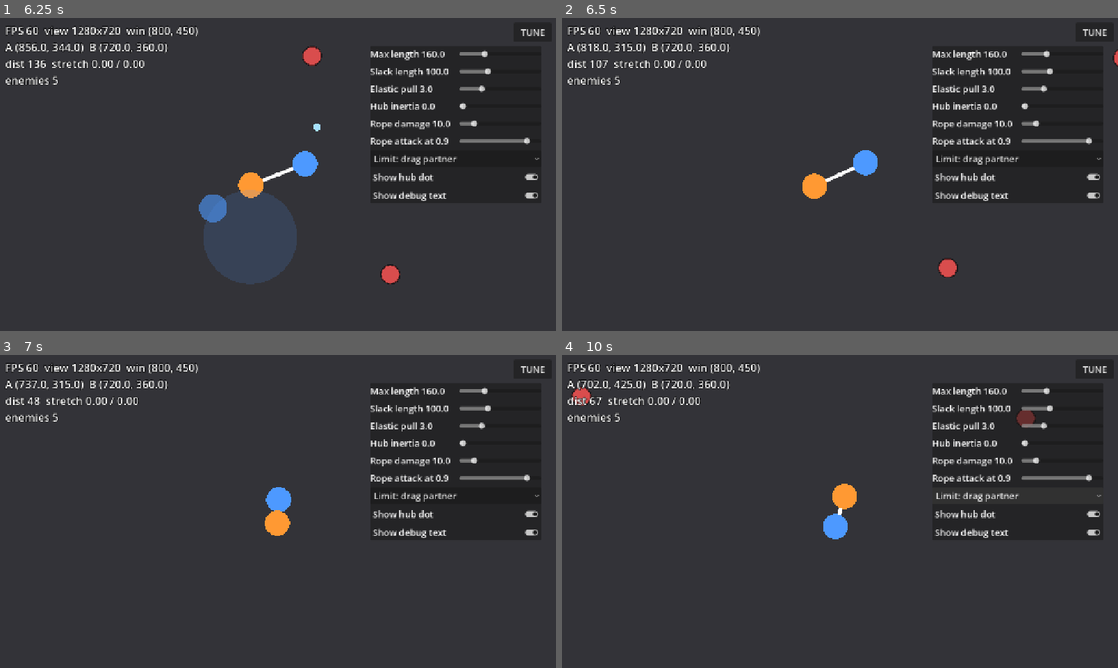
Above: before the commit, frames 1-4 (two rows, left to right).
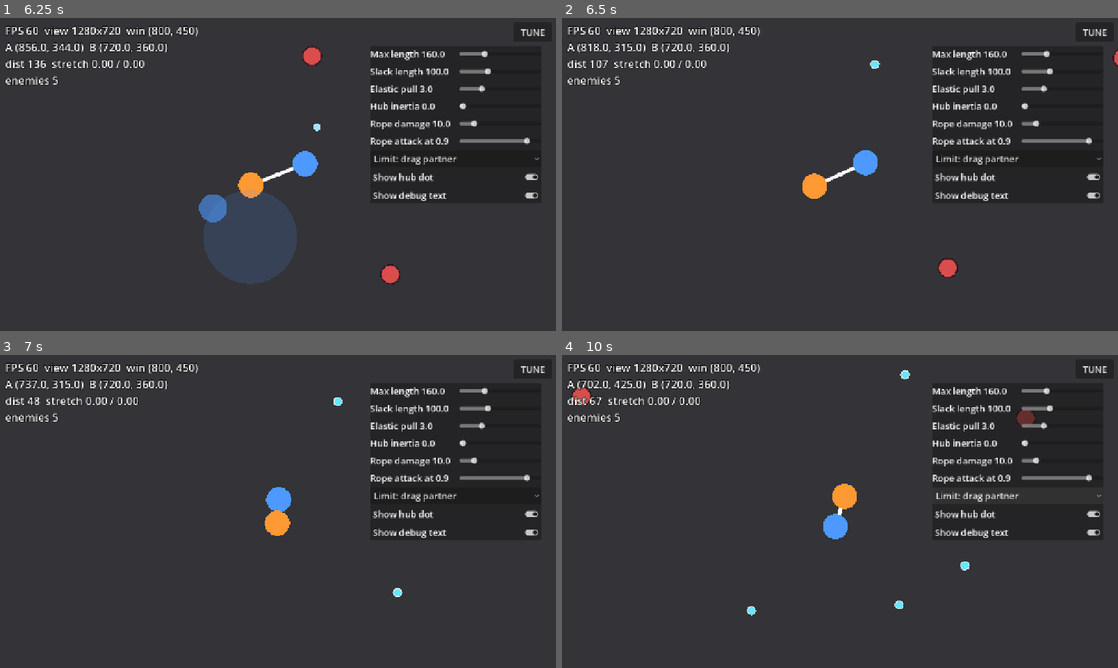
Above: after the commit, the same moments.

Repository: suutukuru/bind-run
Game: Godot game, scene res://scenes/main/main.tscn
The game is run twice, just before and just after one commit, with the same random seed, the same clock (stepped at 60 frames per second) and the same inputs.
Inputs (mouse positions are in pixels of both pictures, inside the frame that each line leads up to):
- Up to frame 1 (6.25 s): click "TUNE" at 0.5 s; click "Limit: drag partner" at 1.25 s; click "Show hub dot" at 2 s; click "Show debug text" at 2.75 s; tap Enter at 3.5 s; move the mouse to (400, 158) at 3.52 s; hold D (a_right) 3.53-4.25 s; click (400, 158) at 3.67 s; drag from (166, 190) to (250, 237) at 4.27 s; move the mouse to (333, 105) at 5.02 s; hold D (a_right) 5.03-5.75 s; drag from (250, 237) to (111, 127) at 5.77 s
- Up to frame 2 (6.5 s): no input
- Up to frame 3 (7 s): move the mouse to (444, 558) at 6.52 s; hold A (a_left) from 6.53 s (still down)
- Up to frame 4 (10 s): release A (a_left) at 7.25 s; drag from (673, 464) to (756, 433) at 7.27 s; move the mouse to (867, 511) at 8.02 s; hold S (a_down) 8.03-8.75 s; click (867, 511) at 8.17 s; drag from (756, 433) to (728, 527) at 8.77 s; move the mouse to (962, 495) at 9.52 s; hold W (a_up) from 9.53 s (still down)

Frame 1 is identical in both runs. In frame 2, less than 0.1% of the frame differs, in the area x 55-58%, y 13-17%; in frame 3, less than 0.1%; in frame 4, 0.2%, in the area x 33-74%, y 4-84%.

Commit message:
Add XP orbs, upgrade definitions, pool and picker (TASK-040, TASK-041)
Co-Authored-By: Claude Sonnet 5.5 <noreply@anthropic.com>
Claude-Session: https://claude.ai/code/session_01FmuN5U8N5hun1pocAD6Yrf

Diff:
--- /dev/null
+++ b/data/upgrades/blaster_damage.tres
@@ -0,0 +1,14 @@
+[gd_resource type="Resource" script_class="UpgradeDef" format=3]
+
+[ext_resource type="Script" path="res://scripts/data/upgrade_def.gd" id="1_def"]
+
+[resource]
+script = ExtResource("1_def")
+id = &"blaster_damage"
+title = "Blaster Damage"
+description = "+30% damage"
+target_path = NodePath("CharacterA/Weapon")
+property_path = NodePath("damage")
+amount = 0.3
+mode = 1
+max_stacks = 5
--- /dev/null
+++ b/data/upgrades/blaster_range.tres
@@ -0,0 +1,14 @@
+[gd_resource type="Resource" script_class="UpgradeDef" format=3]
+
+[ext_resource type="Script" path="res://scripts/data/upgrade_def.gd" id="1_def"]
+
+[resource]
+script = ExtResource("1_def")
+id = &"blaster_range"
+title = "Blaster Range"
+description = "+20% range"
+target_path = NodePath("CharacterA/Weapon")
+property_path = NodePath("reach")
+amount = 0.2
+mode = 1
+max_stacks = 3
--- /dev/null
+++ b/data/upgrades/blaster_rate.tres
@@ -0,0 +1,14 @@
+[gd_resource type="Resource" script_class="UpgradeDef" format=3]
+
+[ext_resource type="Script" path="res://scripts/data/upgrade_def.gd" id="1_def"]
+
+[resource]
+script = ExtResource("1_def")
+id = &"blaster_rate"
+title = "Blaster Speed"
+description = "-17% cooldown"
+target_path = NodePath("CharacterA/Weapon")
+property_path = NodePath("cooldown")
+amount = -0.17
+mode = 1
+max_stacks = 5
--- /dev/null
+++ b/data/upgrades/magnet.tres
@@ -0,0 +1,14 @@
+[gd_resource type="Resource" script_class="UpgradeDef" format=3]
+
+[ext_resource type="Script" path="res://scripts/data/upgrade_def.gd" id="1_def"]
+
+[resource]
+script = ExtResource("1_def")
+id = &"magnet"
+title = "Magnet"
+description = "+30% pickup range"
+target_path = NodePath("EnemySpawner")
+property_path = NodePath("orb_pickup_radius")
+amount = 0.3
+mode = 1
+max_stacks = 3
--- /dev/null
+++ b/data/upgrades/max_hp.tres
@@ -0,0 +1,14 @@
+[gd_resource type="Resource" script_class="UpgradeDef" format=3]
+
+[ext_resource type="Script" path="res://scripts/data/upgrade_def.gd" id="1_def"]
+
+[resource]
+script = ExtResource("1_def")
+id = &"max_hp"
+title = "Tough"
+description = "+20 max HP (heals)"
+target_path = NodePath("RunState")
+property_path = NodePath("max_hp")
+amount = 20.0
+mode = 0
+max_stacks = 5
--- /dev/null
+++ b/data/upgrades/rope_damage.tres
@@ -0,0 +1,14 @@
+[gd_resource type="Resource" script_class="UpgradeDef" format=3]
+
+[ext_resource type="Script" path="res://scripts/data/upgrade_def.gd" id="1_def"]
+
+[resource]
+script = ExtResource("1_def")
+id = &"rope_damage"
+title = "Rope Damage"
+description = "+40% rope damage"
+target_path = NodePath("Rope")
+property_path = NodePath("config:attack_damage")
+amount = 0.4
+mode = 1
+max_stacks = 5
--- /dev/null
+++ b/data/upgrades/rope_frenzy.tres
@@ -0,0 +1,14 @@
+[gd_resource type="Resource" script_class="UpgradeDef" format=3]
+
+[ext_resource type="Script" path="res://scripts/data/upgrade_def.gd" id="1_def"]
+
+[resource]
+script = ExtResource("1_def")
+id = &"rope_frenzy"
+title = "Rope Frenzy"
+description = "rope hits more often"
+target_path = NodePath("Rope")
+property_path = NodePath("config:attack_rehit_interval")
+amount = -0.2
+mode = 1
+max_stacks = 3
--- /dev/null
+++ b/data/upgrades/rope_length.tres
@@ -0,0 +1,14 @@
+[gd_resource type="Resource" script_class="UpgradeDef" format=3]
+
+[ext_resource type="Script" path="res://scripts/data/upgrade_def.gd" id="1_def"]
+
+[resource]
+script = ExtResource("1_def")
+id = &"rope_length"
+title = "Longer Rope"
+description = "+20 max length"
+target_path = NodePath("Rope")
+property_path = NodePath("config:max_radius")
+amount = 20.0
+mode = 0
+max_stacks = 4
--- /dev/null
+++ b/data/upgrades/shock_damage.tres
@@ -0,0 +1,14 @@
+[gd_resource type="Resource" script_class="UpgradeDef" format=3]
+
+[ext_resource type="Script" path="res://scripts/data/upgrade_def.gd" id="1_def"]
+
+[resource]
+script = ExtResource("1_def")
+id = &"shock_damage"
+title = "Shockwave Damage"
+description = "+30% damage"
+target_path = NodePath("CharacterB/Weapon")
+property_path = NodePath("damage")
+amount = 0.3
+mode = 1
+max_stacks = 5
--- /dev/null
+++ b/data/upgrades/shock_radius.tres
@@ -0,0 +1,14 @@
+[gd_resource type="Resource" script_class="UpgradeDef" format=3]
+
+[ext_resource type="Script" path="res://scripts/data/upgrade_def.gd" id="1_def"]
+
+[resource]
+script = ExtResource("1_def")
+id = &"shock_radius"
+title = "Shockwave Radius"
+description = "+20% radius"
+target_path = NodePath("CharacterB/Weapon")
+property_path = NodePath("reach")
+amount = 0.2
+mode = 1
+max_stacks = 4
--- /dev/null
+++ b/data/upgrades/shock_rate.tres
@@ -0,0 +1,14 @@
+[gd_resource type="Resource" script_class="UpgradeDef" format=3]
+
+[ext_resource type="Script" path="res://scripts/data/upgrade_def.gd" id="1_def"]
+
+[resource]
+script = ExtResource("1_def")
+id = &"shock_rate"
+title = "Shockwave Speed"
+description = "-15% cooldown"
+target_path = NodePath("CharacterB/Weapon")
+property_path = NodePath("cooldown")
+amount = -0.15
+mode = 1
+max_stacks = 4
--- /dev/null
+++ b/data/upgrades/speed_a.tres
@@ -0,0 +1,14 @@
+[gd_resource type="Resource" script_class="UpgradeDef" format=3]
+
+[ext_resource type="Script" path="res://scripts/data/upgrade_def.gd" id="1_def"]
+
+[resource]
+script = ExtResource("1_def")
+id = &"speed_a"
+title = "Blue Speed"
+description = "+10% move speed"
+target_path = NodePath("CharacterA")
+property_path = NodePath("move_speed")
+amount = 0.1
+mode = 1
+max_stacks = 3
--- /dev/null
+++ b/data/upgrades/speed_b.tres
@@ -0,0 +1,14 @@
+[gd_resource type="Resource" script_class="UpgradeDef" format=3]
+
+[ext_resource type="Script" path="res://scripts/data/upgrade_def.gd" id="1_def"]
+
+[resource]
+script = ExtResource("1_def")
+id = &"speed_b"
+title = "Orange Speed"
+description = "+10% move speed"
+target_path = NodePath("CharacterB")
+property_path = NodePath("move_speed")
+amount = 0.1
+mode = 1
+max_stacks = 3
--- a/scenes/enemies/enemy_spawner.gd
+++ b/scenes/enemies/enemy_spawner.gd
@@ -107,6 +107,10 @@
 	_drop_reward(enemy)
 
 
-# 経験値オーブの出現は TASK-040 で追加する
-func _drop_reward(_enemy: Enemy) -> void:
-	pass
+# 倒した敵の位置に経験値オーブを落とす
+func _drop_reward(enemy: Enemy) -> void:
+	var orb: XpOrb = XpOrb.new()
+	orb.value = enemy.def.xp_value
+	orb.position = enemy.position
+	orb.spawner = self
+	add_child(orb)
--- /dev/null
+++ b/scenes/enemies/xp_orb.gd
@@ -0,0 +1,51 @@
+class_name XpOrb
+extends Node2D
+## 敵が倒れたときに落とす経験値。どちらかのキャラが近づくと吸い寄せられ、触れると経験値になる（共有）。
+
+const RADIUS: float = 8.0
+const MAGNET_SPEED: float = 420.0
+
+var value: int = 1
+## 拾える距離を持つ EnemySpawner（強化「Magnet」で変わる値の持ち主）
+var spawner: EnemySpawner
+
+var _characters: Array[Node] = []
+var _run_state: RunState
+var _collected: bool = false
+
+
+func _ready() -> void:
+	add_to_group("orbs")
+	_characters = get_tree().get_nodes_in_group("characters")
+	_run_state = get_tree().get_first_node_in_group("run_state") as RunState
+
+
+func _physics_process(delta: float) -> void:
+	if _collected:
+		return
+	var nearest: Character = null
+	var best: float = INF
+	for node: Node in _characters:
+		var character: Character = node as Character
+		if character == null:
+			continue
+		var d: float = global_position.distance_to(character.global_position)
+		if d < best:
+			best = d
+			nearest = character
+	if nearest == null:
+		return
+	if best <= Character.RADIUS + RADIUS:
+		_collected = true
+		if _run_state != null:
+			_run_state.add_xp(value)
+		queue_free()
+		return
+	var pickup: float = spawner.orb_pickup_radius if spawner != null else 70.0
+	if best <= pickup:
+		global_position += (nearest.global_position - global_position) / best * MAGNET_SPEED * delta
+
+
+func _draw() -> void:
+	draw_circle(Vector2.ZERO, RADIUS, Color(0.4, 0.9, 1.0))
+	draw_arc(Vector2.ZERO, RADIUS, 0.0, TAU, 16, Color(1, 1, 1, 0.7), 2.0)
--- /dev/null
+++ b/scripts/data/upgrade_def.gd
@@ -0,0 +1,36 @@
+class_name UpgradeDef
+extends Resource
+## レベルアップで選ぶ強化の定義。「どのノードの、どのプロパティを、どれだけ変えるか」だけを持つ。
+## 新しい強化は .tres を増やして UpgradePool に足すだけで追加できる（コードの変更は不要）。
+
+const ADD: int = 0
+## MULTIPLY: 新しい値 = 今の値 × (1 + amount)。減らしたいときは amount を負にする
+const MULTIPLY: int = 1
+
+@export var id: StringName = &""
+@export var title: String = ""
+@export var description: String = ""
+## Main から見たノードの場所（例: CharacterA/Weapon）
+@export var target_path: NodePath
+## 変えるプロパティ。入れ子は : でつなぐ（例: config:attack_damage）
+@export var property_path: NodePath
+@export var amount: float = 0.1
+@export_enum("Add", "Multiply") var mode: int = MULTIPLY
+## 同じ強化を選べる回数の上限
+@export var max_stacks: int = 5
+
+
+## root（Main）の下の対象へ適用する。見つからなければ false
+func apply_to(root: Node) -> bool:
+	var node: Node = root.get_node_or_null(target_path)
+	if node == null:
+		push_error("UpgradeDef %s: 対象が見つかりません: %s" % [id, target_path])
+		return false
+	var current: Variant = node.get_indexed(property_path)
+	if current == null:
+		push_error("UpgradeDef %s: プロパティがありません: %s" % [id, property_path])
+		return false
+	var value: float = current
+	var updated: float = value + amount if mode == ADD else value * (1.0 + amount)
+	node.set_indexed(property_path, updated)
+	return true
--- /dev/null
+++ b/scripts/game/upgrade_picker.gd
@@ -0,0 +1,20 @@
+class_name UpgradePicker
+extends RefCounted
+## レベルアップ時に出す強化候補を選ぶ（純粋な関数。乱数は呼び出し側から渡すのでテストできる）。
+
+
+## pool から、選択回数が上限に達していないものを重複なしで n 個ランダムに選ぶ。
+## counts は {強化の id: すでに選んだ回数}
+static func pick(pool: Array, counts: Dictionary, n: int, rng: RandomNumberGenerator) -> Array:
+	var candidates: Array = []
+	for item: Variant in pool:
+		var def: UpgradeDef = item as UpgradeDef
+		if def != null and int(counts.get(def.id, 0)) < def.max_stacks:
+			candidates.append(def)
+	# Fisher-Yates シャッフル
+	for i: int in range(candidates.size() - 1, 0, -1):
+		var j: int = rng.randi_range(0, i)
+		var tmp: Variant = candidates[i]
+		candidates[i] = candidates[j]
+		candidates[j] = tmp
+	return candidates.slice(0, mini(n, candidates.size()))
--- /dev/null
+++ b/scripts/game/upgrade_pool.gd
@@ -0,0 +1,24 @@
+class_name UpgradePool
+extends RefCounted
+## 選べる強化の一覧。DirAccess でフォルダを走査せず preload で列挙する:
+## 書き出し後のビルドでは .tres が変換されてファイル名が変わり、走査では見つからなくなるため。
+
+const ALL: Array = [
+	preload("res://data/upgrades/blaster_damage.tres"),
+	preload("res://data/upgrades/blaster_rate.tres"),
+	preload("res://data/upgrades/blaster_range.tres"),
+	preload("res://data/upgrades/shock_damage.tres"),
+	preload("res://data/upgrades/shock_radius.tres"),
+	preload("res://data/upgrades/shock_rate.tres"),
+	preload("res://data/upgrades/speed_a.tres"),
+	preload("res://data/upgrades/speed_b.tres"),
+	preload("res://data/upgrades/rope_damage.tres"),
+	preload("res://data/upgrades/rope_length.tres"),
+	preload("res://data/upgrades/rope_frenzy.tres"),
+	preload("res://data/upgrades/max_hp.tres"),
+	preload("res://data/upgrades/magnet.tres"),
+]
+
+
+static func all() -> Array:
+	return ALL
